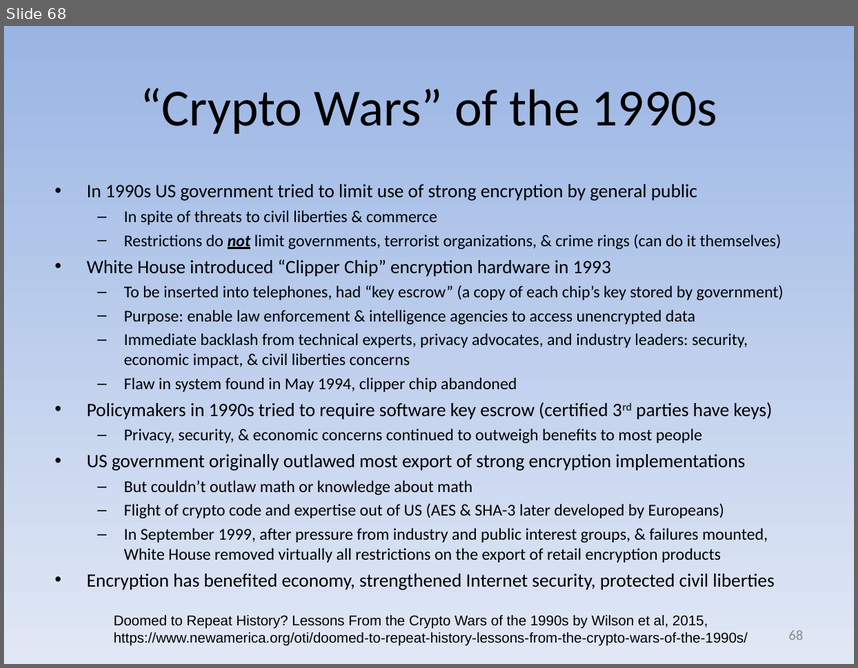
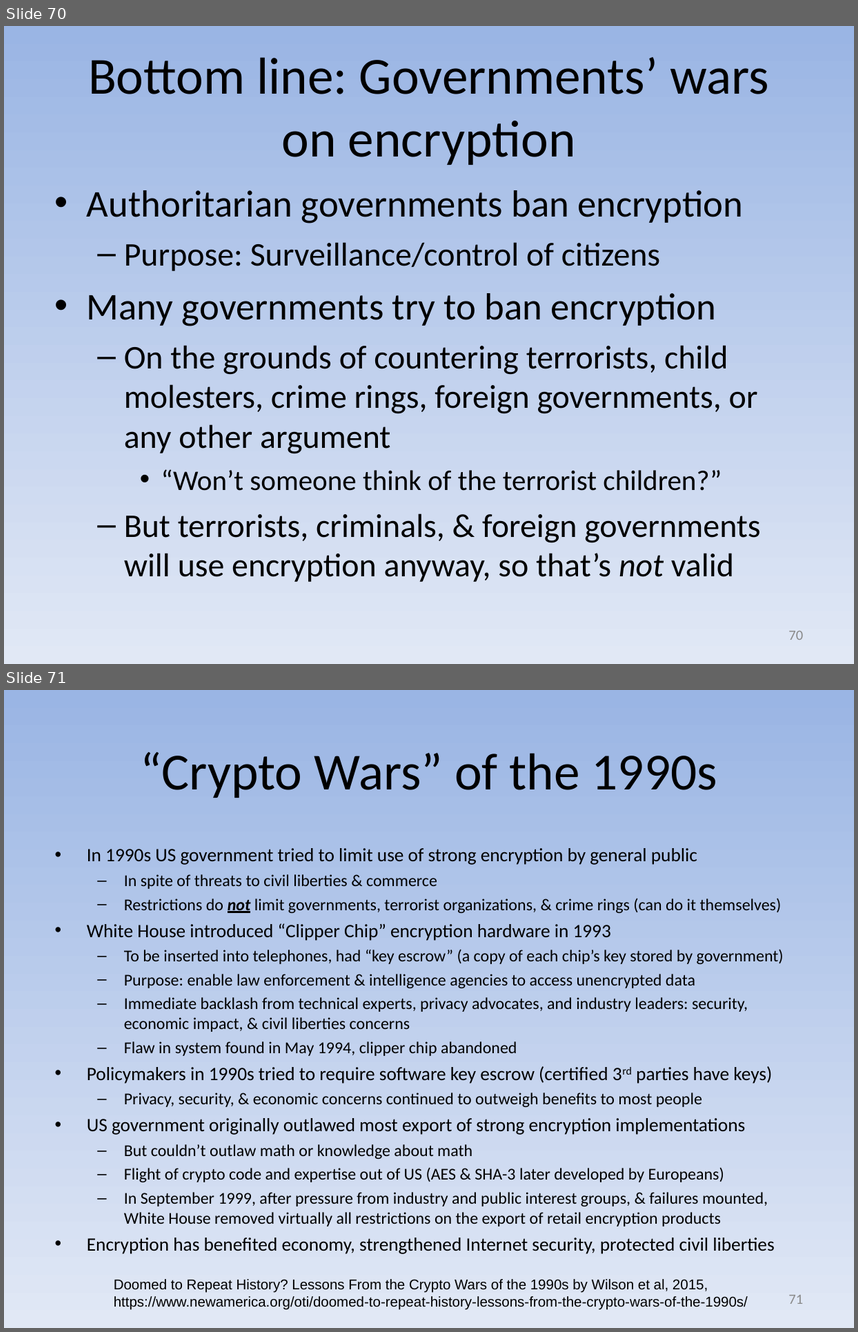
Before and after one commit to david-a-wheeler/david-a-wheeler.github.io, a slide deck: secure-class/presentations/Secure-Software-7-Cryptography.ppt. Shown one above the other, each under a label of ours: slide 68 before the commit, slides 70 and 71 after it. The pictures are 858x668 and 858x1332 pixels, drawn with LibreOffice and Linux fonts; fonts in the diff are those of the drawing. Boxes give left, top, right and bottom in pixels: in the first picture for what was removed or moved away, otherwise in the second. Text is boxed around its words. In the diff, an @@ line names an element or a change of style, - is before the commit and + after.

```diff
--- a/secure-class/presentations/Secure-Software-7-Cryptography.ppt
+++ b/secure-class/presentations/Secure-Software-7-Cryptography.ppt
@@ slide 70 added at box(4, 26, 854, 664), background gradient #9AB5E4 to #E1E8F5 @@
@@ title added at box(88, 57, 769, 165), 44 pt, text #000000 @@
+Bottom line: Governments’ wars on encryption
@@ text added at box(87, 190, 760, 581), 28 pt, text #000000 @@
+• Authoritarian governments ban encryption
+  – Purpose: Surveillance/control of citizens
+• Many governments try to ban encryption
+  – On the grounds of countering terrorists, child molesters, crime rings, foreign governments, or any other argument
+    • “Won’t someone think of the terrorist children?”
+  – But terrorists, criminals, & foreign governments will use encryption anyway, so that’s not valid
@@ page number added at box(789, 630, 803, 639), 12 pt, text #898989 @@
+70
@@ what was slide 68 is now slide 71 @@
@@ page number at box(789, 1294, 803, 1303): text changed @@
-68
+71
```
Also in this commit, not shown: 9 slides changed, 2 other slides added, 1 other file.
